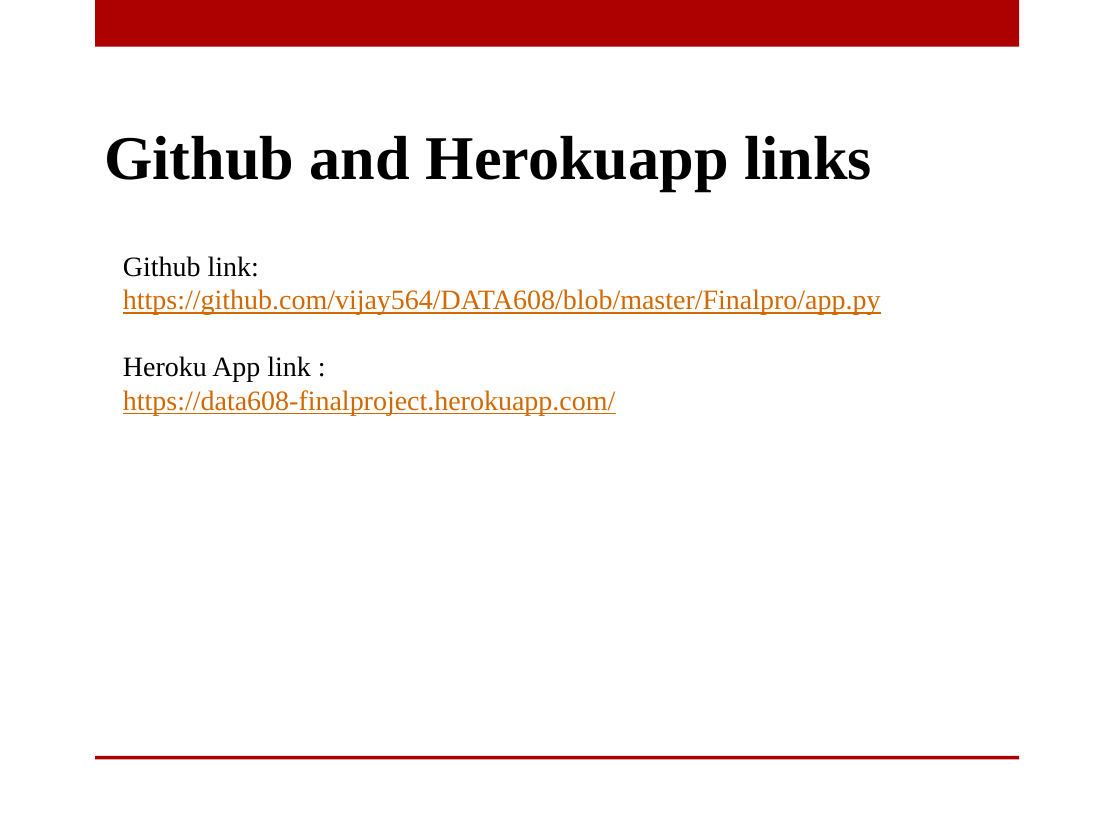
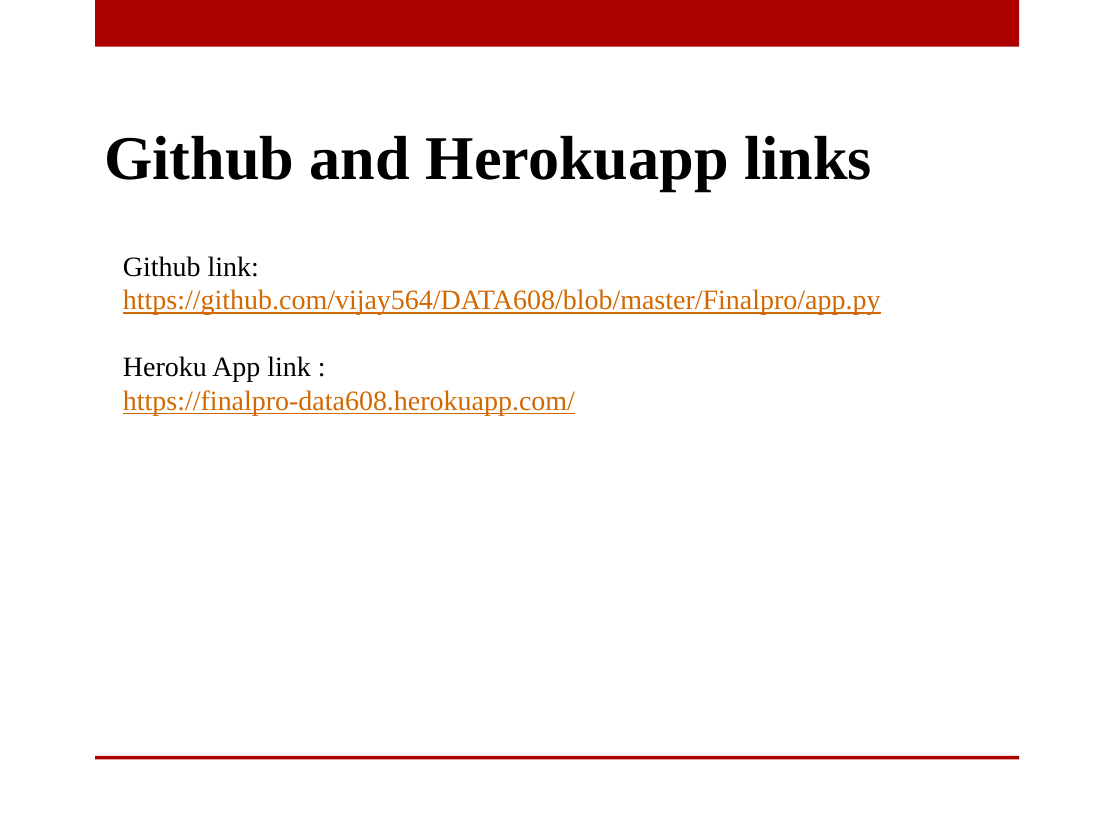
Before and after one commit to vijay564/DATA608, a slide deck: slide 14 of Data 608 - Final Project.pptx. Drawn at 1120x840 pixels with LibreOffice and Linux fonts; fonts in the diff are those of the drawing; background and template pictures are left out. Boxes give left, top, right and bottom in pixels: in the first picture for what was removed or moved away, otherwise in the second. Text is boxed around its words. In the diff, an @@ line names an element or a change of style, - is before the commit and + after.

```diff
--- a/Data 608 - Final Project.pptx
+++ b/Data 608 - Final Project.pptx
@@ text at bbox=[123, 390, 575, 416]: text changed @@
-https://data608-finalproject.herokuapp.com/
+https://finalpro-data608.herokuapp.com/
```
Also in this commit, not shown: 1 other slide changed, 2 other files.
